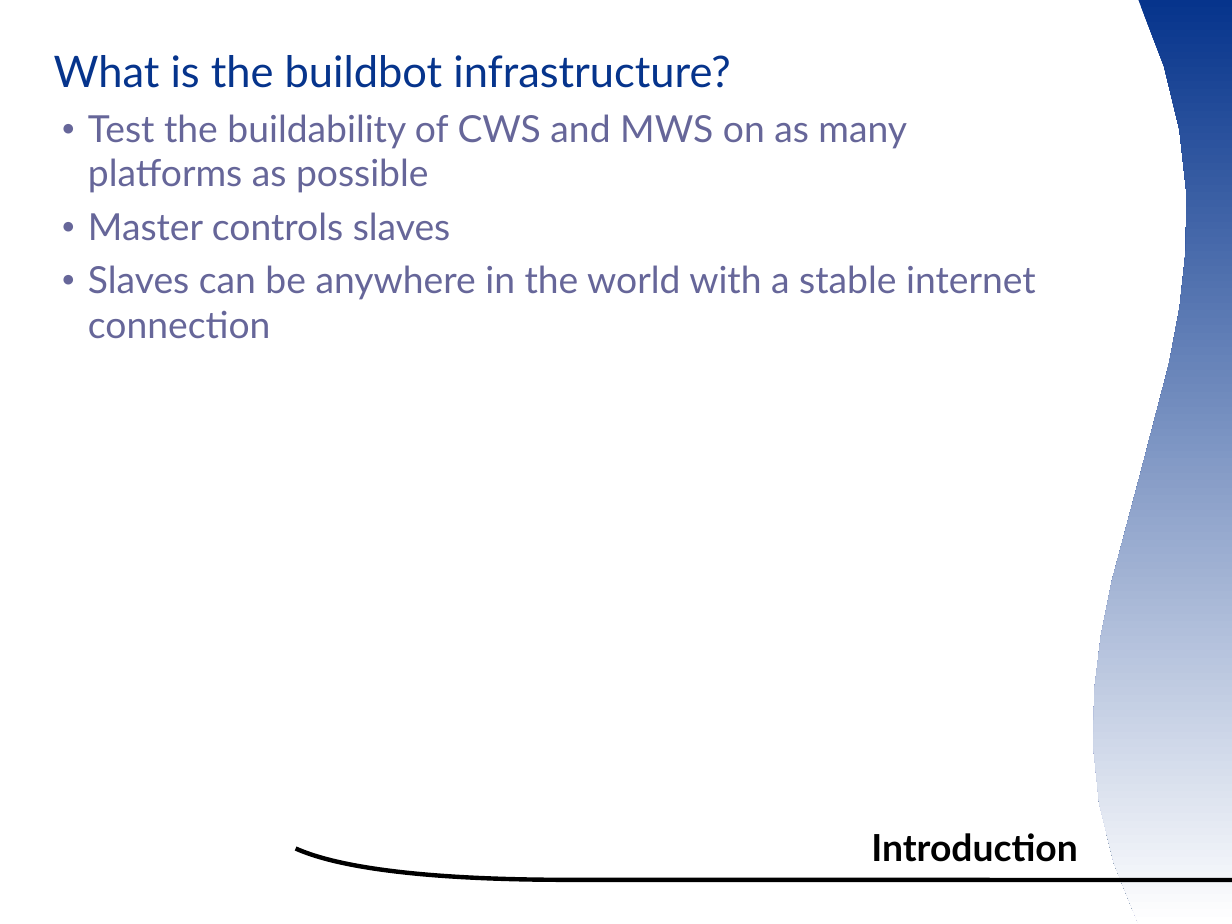
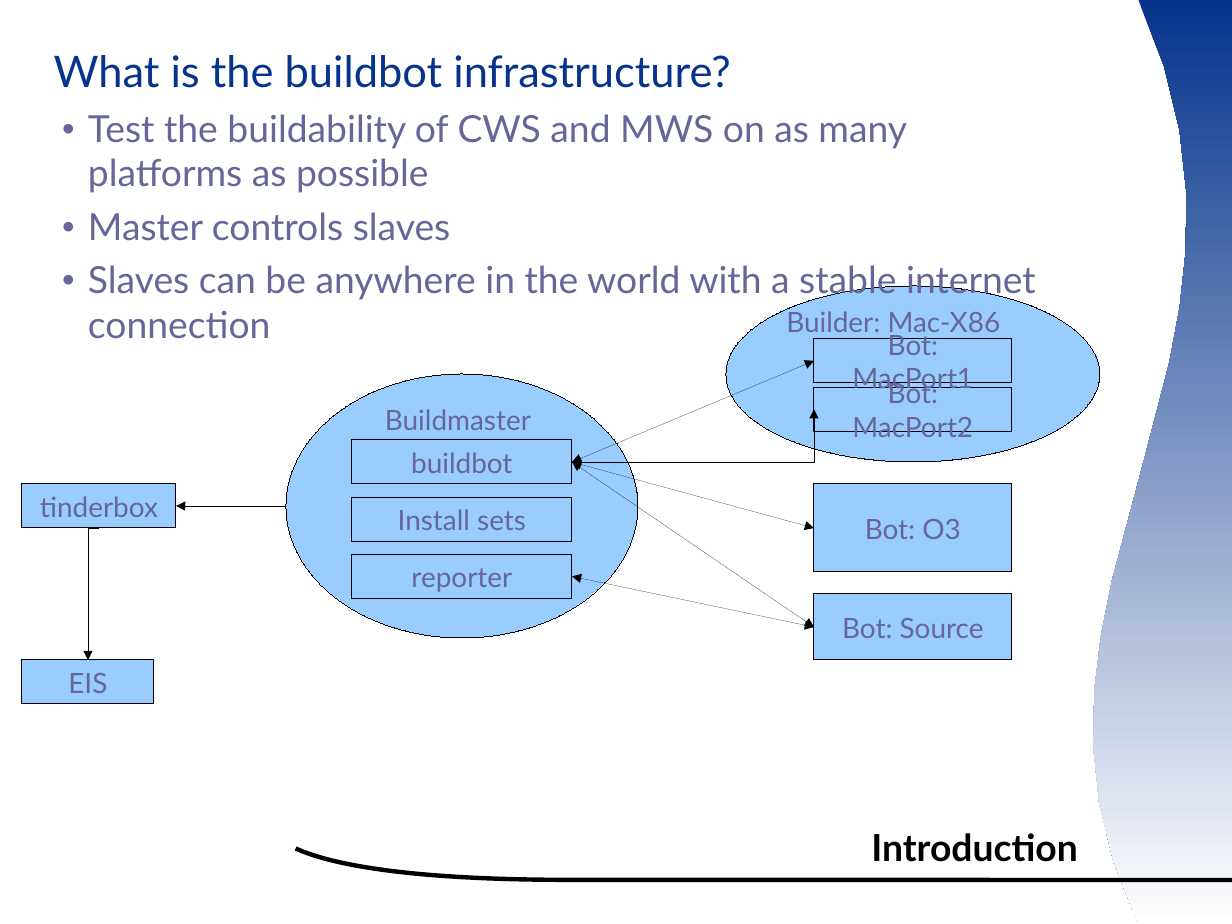
Before and after one commit to smsm1/ootermite, a slide deck: slide 4 of wiki/ooocon2007presentation.odp. Drawn at 1232x924 pixels with LibreOffice and Linux fonts; fonts in the diff are those of the drawing; background and template pictures are left out. Boxes give left, top, right and bottom in pixels: in the first picture for what was removed or moved away, otherwise in the second. Text is boxed around its words. In the diff, an @@ line names an element or a change of style, - is before the commit and + after.

Commit message:
updating me presentation

```diff
--- a/wiki/ooocon2007presentation.odp
+++ b/wiki/ooocon2007presentation.odp
@@ ellipse added at <box>727,286,1101,462</box>, fill #99CCFF, outline #000000 0 pt @@
@@ text added at <box>786,308,1001,338</box>, 18 pt, text #666699 @@
+Builder: Mac-X86
@@ rectangle added at <box>814,339,1012,382</box>, fill #99CCFF, outline #000000 0 pt, 18 pt, text #666699 @@
+Bot: MacPort1
@@ ellipse added at <box>286,375,638,638</box>, fill #99CCFF, outline #000000 0 pt @@
@@ double arrow added from (572, 462) to (814, 361), #000000 0 pt @@
@@ rectangle added at <box>814,387,1012,430</box>, fill #99CCFF, outline #000000 0 pt, 18 pt, text #666699 @@
+Bot: MacPort2
@@ text added at <box>385,409,531,430</box>, 18 pt, text #666699 @@
+Buildmaster
@@ elbow double arrow added from (572, 462) to (814, 409), #000000 0 pt @@
@@ rectangle added at <box>352,440,572,484</box>, fill #99CCFF, outline #000000 0 pt, 18 pt, text #666699 @@
+buildbot
@@ double arrow added from (572, 462) to (814, 528), #000000 0 pt @@
@@ double arrow added from (572, 462) to (814, 627), #000000 0 pt @@
@@ rectangle added at <box>22,484,177,528</box>, fill #99CCFF, outline #000000 0 pt, 18 pt, text #666699 @@
+tinderbox
@@ elbow arrow added from (286, 506) to (176, 506), #000000 0 pt @@
@@ rectangle added at <box>352,497,572,541</box>, fill #99CCFF, outline #000000 0 pt, 18 pt, text #666699 @@
+Install sets
@@ rectangle added at <box>814,484,1012,572</box>, fill #99CCFF, outline #000000 0 pt, 18 pt, text #666699 @@
+Bot: O3
@@ elbow arrow added from (99, 528) to (88, 661), #000000 0 pt @@
@@ rectangle added at <box>352,555,572,598</box>, fill #99CCFF, outline #000000 0 pt, 18 pt, text #666699 @@
+reporter
@@ double arrow added from (572, 577) to (814, 627), #000000 0 pt @@
@@ rectangle added at <box>814,594,1012,660</box>, fill #99CCFF, outline #000000 0 pt, 18 pt, text #666699 @@
+Bot: Source
@@ rectangle added at <box>22,661,154,704</box>, fill #99CCFF, outline #000000 0 pt, 18 pt, text #666699 @@
+EIS
```
Also in this commit, not shown: 4 other slides changed, 1 slide added.
